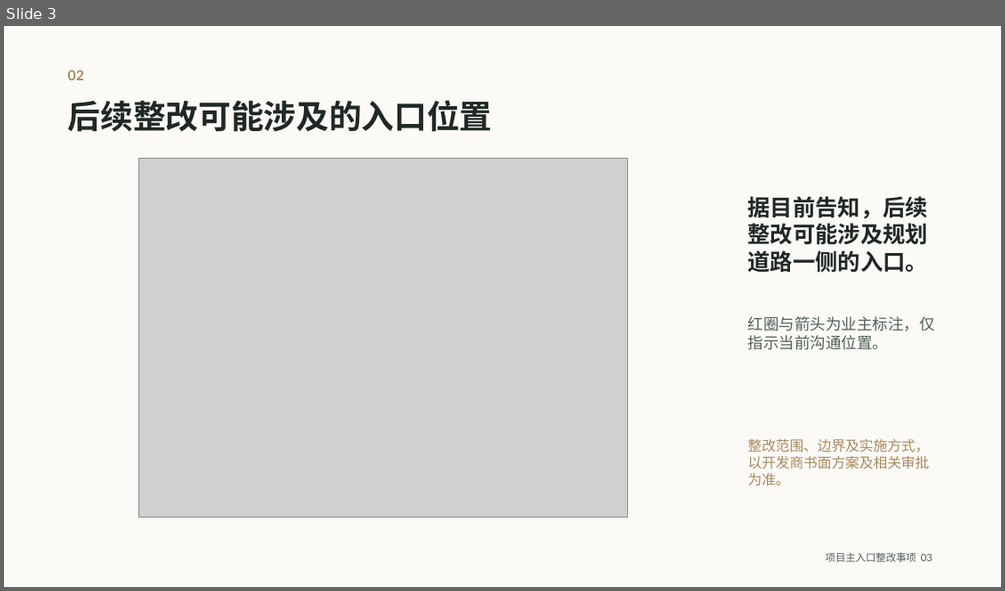
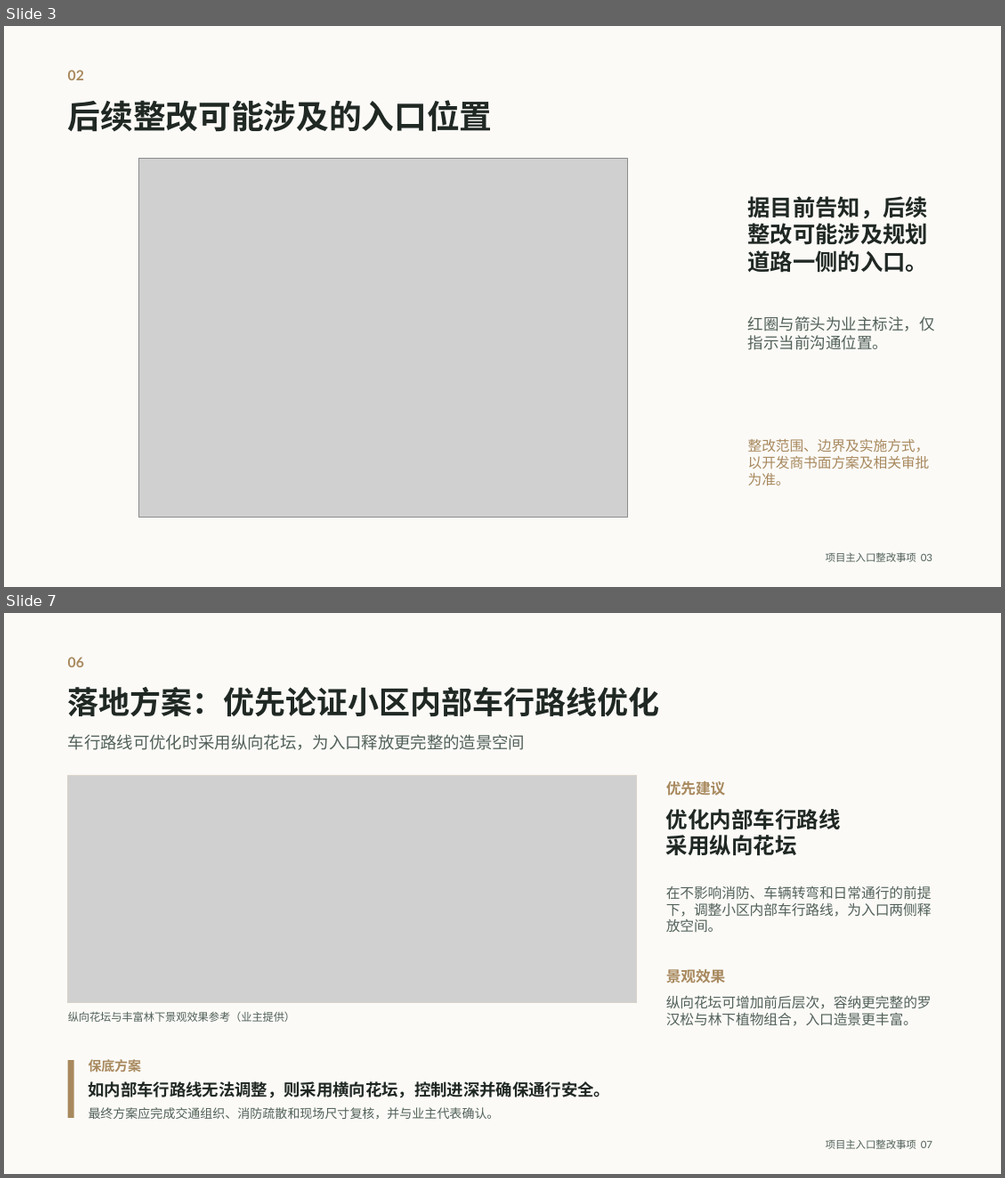
Before and after one commit to jwcesign/entrance-remediation-public-site, a slide deck: files/project-entrance-owner-opinion.pptx. Shown one above the other, each under a label of ours: slide 3 before the commit, slides 3 and 7 after it; the slides between them are not shown. The pictures are 1005x591 and 1005x1178 pixels, drawn with LibreOffice and Linux fonts; fonts in the diff are those of the drawing; grey boxes stand for pictures. Boxes give left, top, right and bottom in pixels: in the first picture for what was removed or moved away, otherwise in the second. Text is boxed around its words. In the diff, an @@ line names an element or a change of style, - is before the commit and + after.

```diff
--- a/files/project-entrance-owner-opinion.pptx
+++ b/files/project-entrance-owner-opinion.pptx
@@ slide 7 added at box(4, 613, 1001, 1174), background #FBFAF7 @@
@@ text added at box(68, 657, 84, 667), 13.5 pt, text #A8895E, bold @@
+06
@@ text added at box(68, 687, 660, 717), 30 pt, text #202824, bold @@
+落地方案：优先论证小区内部车行路线优化
@@ text added at box(68, 734, 525, 750), 15.8 pt, text #526159 @@
+车行路线可优化时采用纵向花坛，为入口释放更完整的造景空间
@@ picture added at box(67, 775, 636, 1003) @@
@@ rectangle added at box(67, 775, 636, 1003), outline #D9D2C7 0.75 pt @@
@@ text added at box(666, 781, 726, 795), 14.2 pt, text #A8895E, bold @@
+优先建议
@@ text added at box(666, 809, 841, 855), 21 pt, text #202824, bold @@
+优化内部车行路线
+采用纵向花坛
@@ text added at box(666, 886, 931, 932), 13.5 pt, text #526159 @@
+在不影响消防、车辆转弯和日常通行的前提下，调整小区内部车行路线，为入口两侧释放空间。
@@ text added at box(666, 969, 726, 983), 14.2 pt, text #A8895E, bold @@
+景观效果
@@ text added at box(68, 1011, 295, 1022), 10.5 pt, text #526159 @@
+纵向花坛与丰富林下景观效果参考（业主提供）
@@ text added at box(666, 996, 931, 1026), 13.5 pt, text #526159 @@
+纵向花坛可增加前后层次，容纳更完整的罗汉松与林下植物组合，入口造景更丰富。
@@ rectangle added at box(67, 1060, 73, 1118), fill #A8895E @@
@@ text added at box(89, 1059, 141, 1071), 12.8 pt, text #A8895E, bold @@
+保底方案
@@ text added at box(89, 1081, 611, 1098), 15.8 pt, text #202824, bold @@
+如内部车行路线无法调整，则采用横向花坛，控制进深并确保通行安全。
@@ text added at box(89, 1107, 500, 1119), 12 pt, text #526159 @@
+最终方案应完成交通组织、消防疏散和现场尺寸复核，并与业主代表确认。
@@ text added at box(825, 1139, 932, 1149), 9.8 pt, text #526159 @@
+项目主入口整改事项 07
```
Also in this commit, not shown: 3 slides changed, 3 other slides added, 3 slides removed, 10 other files.
